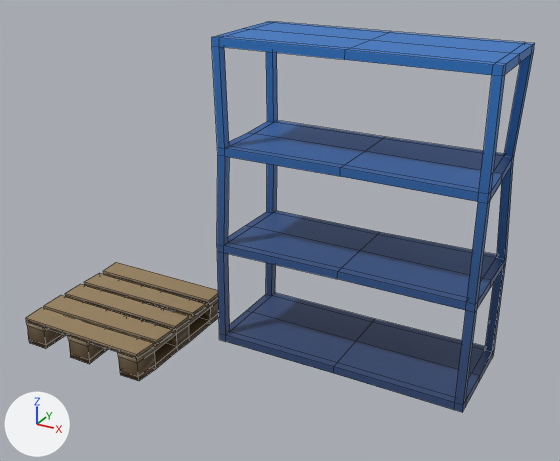
The Blender file Assets/Models/warehouse.blend: old version first, new version second.
Rendered twice from a camera (50 mm lens) standing at (5.1, -11.42, 8.31) and looking at (-1.42, 0.43, 2.38). Arrows for +X, +Y and +Z are at lower left; the lights stay in place. Mesh edges are drawn as thin lines. The same objects are shown in both versions, whatever each file hides.

Names of what the first picture shows: 'shelf', 'wood_palette'.
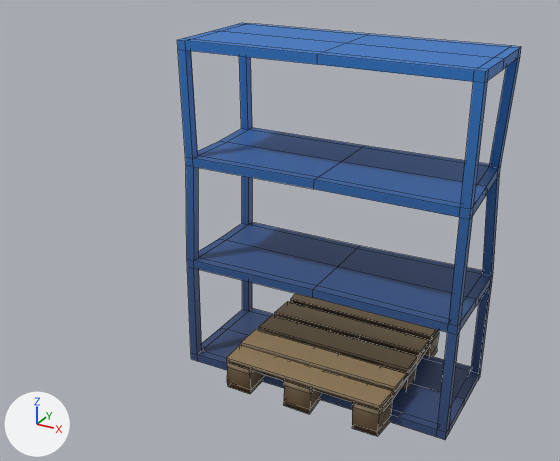
Location of each change, [x1, y1, x2, y2] in pixels of the pictures (560 x 461 px):
```json
{"object": "shelf", "change": "moved", "before": [212, 21, 535, 412], "after": [177, 23, 521, 440]}
{"object": "wood_palette", "change": "moved", "before": [26, 262, 219, 381], "after": [227, 294, 439, 437]}
```

Scene script edits in JSON lines:
```json
{"block": "me_cube_014", "where": "me_cube_014.from_pydata(...)  # 200 vertices, 216 faces; spans x -2.32..2.29, y -0.96..0.98, z -0.1..5.97"}
{"block": "me_cube_014", "where": "# used by ob_shelf; location = (0.0, 1.0, 0.0); scale = (1.1, 1.11, 1.0)"}
{"block": "me_cube_014", "change": "me_cube_014 part 1: the whole mesh is moved by (0.0, 0.0, 0.1)"}
{"block": "me_cube_012", "where": "me_cube_012.from_pydata(...)  # 184 vertices, 180 faces; spans x -1.03..1.02, y -1.01..1.02, z -5.71..0.5"}
{"block": "me_cube_012", "where": "# used by ob_wood_palette; location = (-5.0, 0.0, 0.0); scale = (1.5, 1.5, 0.1)"}
{"block": "me_cube_012", "change": "me_cube_012 part 2: the whole mesh is moved by (0.02, 0.0, 5.71)"}
{"op": "set", "path": "ob_shelf.location", "old": "(0.0, 1.0, 0.0)", "new": "(0.0, 0.0, 0.0)"}
{"op": "set", "path": "ob_wood_palette.location", "old": "(-5.0, 0.0, 0.0)", "new": "(0.0, 0.0, 0.0)"}
```
